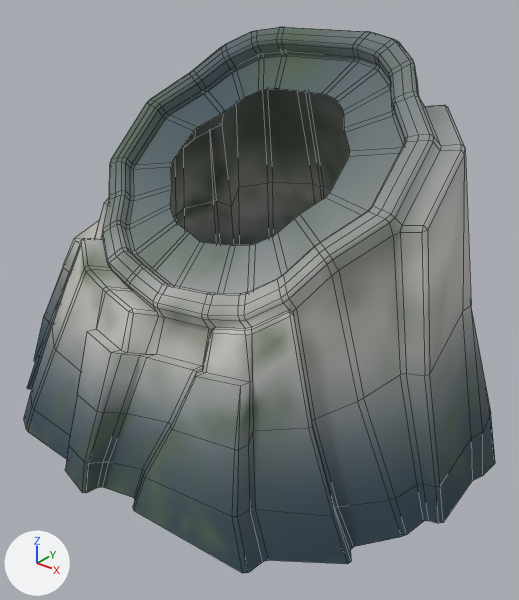
The FBX model Assets/Imports/Schijven_PuzzpleStoneBlok.fbx as it was, and as the next commit left it.
Camera for both pictures: a camera (50 mm lens) standing at (0.28, -2.67, 2.31) and looking at (-1.9, 0.06, 0.62). The axes (+X, +Y, +Z) are drawn at lower left. The lights are the same throughout. Mesh edges are drawn as thin lines.
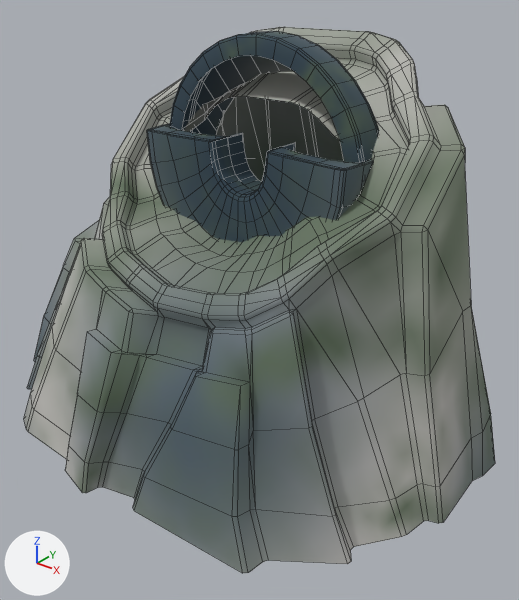
Edits to the scene script, one JSON object a line:
```json
{"block": "me_cube_009", "where": "# used by ob_cube; location = (-1.9, 0.0, 0.0)"}
{"op": "remove", "block": "me_cube_009", "code": "me_cube_009.from_pydata(...)  # 672 vertices, 617 faces; spans x -1.55..1.27, y -1.05..1.36, z -0.08..1.95"}
{"op": "add", "block": "me_cube_009", "code": "me_cube_009.from_pydata(...)  # 1212 vertices, 1156 faces; spans x -1.55..1.27, y -1.05..1.36, z -0.08..1.97"}
{"block": "me_cube_009", "change": "me_cube_009 part 1: a new loose piece of 312 vertices spanning x -0.62..0.62, y -0.12..0.23, z 0.8..1.48, in mat_defaultmaterial (picture img_texture1_png)"}
{"block": "me_cube_009", "change": "me_cube_009 part 2: a new loose piece of 152 vertices spanning x -0.6..0.62, y 0.03..0.36, z 1.04..1.97, in mat_defaultmaterial (picture img_texture1_png)"}
{"block": "me_cube_009", "change": "me_cube_009 part 3"}
{"block": "me_cube_009", "change": "123 faces are deleted"}
{"block": "me_cube_009", "change": "8 vertices in x -0.88..0.86, y -0.32..-0.1, z 1.19..1.34 move by (0.0, 0.01, 0.0)"}
{"block": "me_cube_009", "change": "8 vertices in x -0.7..0.65, y 0.29..0.51, z 1.63..1.89 move by (0.0, -0.01, -0.01)"}
{"block": "me_cube_009", "change": "6 vertices in x -0.35..0.5, y 0.41..0.54, z 1.81..1.9 move by (0.0, -0.02, -0.01)"}
{"block": "me_cube_009", "change": "5 vertices in x -0.86..0.81, y 0.13..0.47, z 1.49..1.87 move by (0.0, -0.01, 0.0)"}
{"block": "me_cube_009", "change": "5 vertices in x 0.38..0.75, y -0.16..-0.09, z 1.22..1.34 move by (0.03, 0.03, 0.0)"}
{"block": "me_cube_009", "change": "5 vertices in x 0.36..0.5, y 0.43..0.52, z 1.74..1.86 move by (0.0, -0.03, 0.0)"}
{"block": "me_cube_009", "change": "147 vertices move from x -0.87..0.87, y -0.38..0.55, z 1.09..1.9 to x -0.88..0.87, y -0.31..0.51, z 1.02..1.9"}
{"block": "me_cube_009", "change": "76 vertices are added at x -0.75..0.73, y -0.39..0.39, z 0.96..1.75"}
{"block": "me_cube_009", "change": "256 new faces join them"}
{"block": "me_cube_009", "change": "me_cube_009 part 4: 494 kept faces spanning x -1.55..1.27, y -1.05..1.36, z -0.08..1.95 get new texture (UV) coordinates"}
```

What differs and where, as boxes [x1, y1, x2, y2] in the pictures (519 x 600 px):
```json
{"part": 1, "of": "me_cube_009", "change": "added", "after": [147, 123, 374, 242], "on screen": "cyan"}
{"part": 2, "of": "me_cube_009", "change": "added", "after": [170, 31, 379, 163]}
{"part": 3, "of": "me_cube_009", "change": "built on", "before": [75, 27, 491, 510], "after": [75, 27, 491, 510]}
{"part": 4, "of": "me_cube_009", "change": "surface changed", "before": [24, 27, 495, 573], "after": [24, 27, 495, 573]}
```
